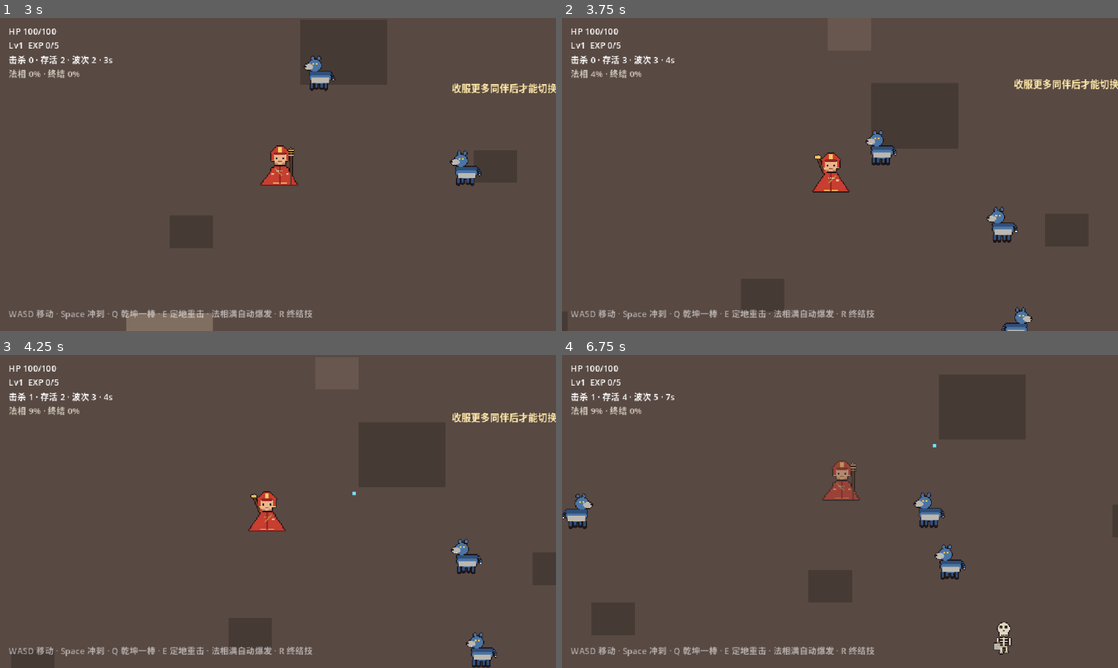
Above: before the commit, frames 1-4 (two rows, left to right).
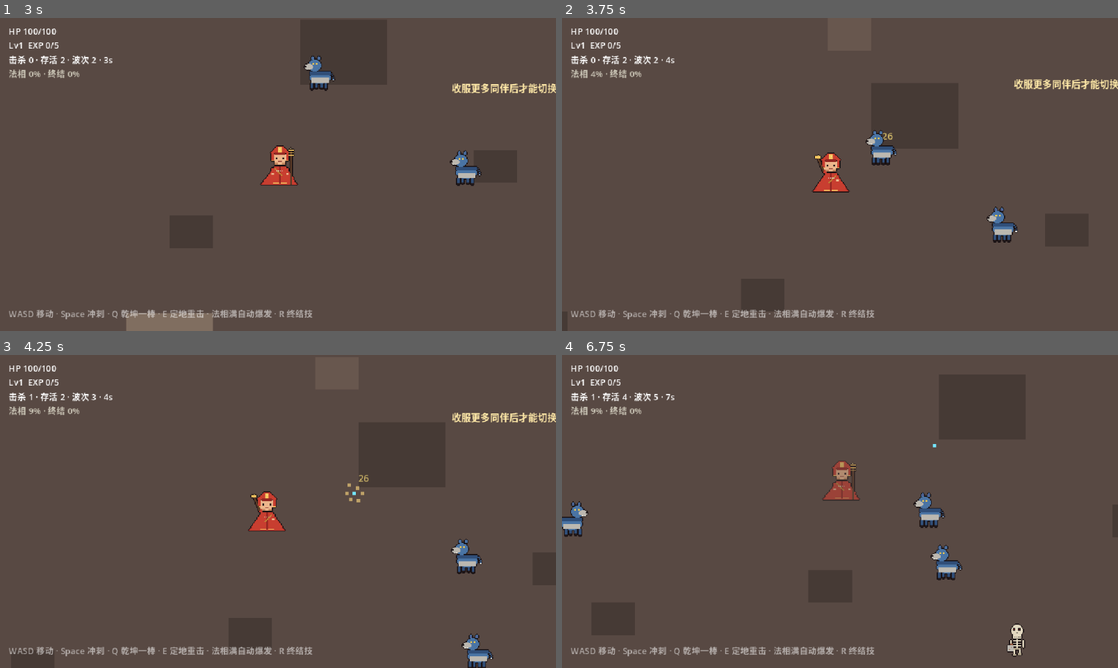
Above: after the commit, the same moments.

Repository: shuai-heng/wukong-81-godot
Game: Godot game, scene res://scenes/main.tscn
Same seed, same stepped clock (60 frames per second), same inputs: the game is played once before the commit and once after it.
Inputs (mouse positions are in pixels of both pictures, inside the frame that each line leads up to):
- Up to frame 1 (3 s): tap Enter at 0.5 s; move the mouse to (400, 158) at 0.52 s; hold D (move_right) 0.53-1.28 s; tap R (ult) at 0.6, 1.55, 2.3 s; click (400, 158) at 0.67 s; move the mouse to (166, 190) at 1.27 s; hold S (move_down) 1.28-2.03 s; tap Space (dash) at 1.35 s; move the mouse to (333, 105) at 2.02 s; hold D (move_right) 2.03-2.78 s; tap T (swap) at 2.1 s; move the mouse to (250, 237) at 2.77 s; hold W (move_up) from 2.78 s (still down); tap F (tame) at 2.85 s; click (250, 237) at 2.92 s
- Up to frame 2 (3.75 s): tap R (ult) at 3.05, 3.6 s; move the mouse to (1006, 221) at 3.52 s; release W (move_up) at 3.53 s; hold A (move_left) from 3.53 s (still down)
- Up to frame 3 (4.25 s): keep holding A (move_left)
- Up to frame 4 (6.75 s): move the mouse to (673, 464) at 4.27 s; tap 1 at 4.35 s; tap R (ult) at 4.55, 5.3, 5.85 s; move the mouse to (867, 511) at 5.02 s; release A (move_left) at 5.03 s; hold S (move_down) 5.03-5.78 s; tap 3 at 5.1 s; click (867, 511) at 5.17 s; move the mouse to (756, 433) at 5.77 s; hold D (move_right) 5.78-6.53 s; move the mouse to (962, 495) at 6.52 s; hold W (move_up) from 6.53 s (still down); tap Space (dash) at 6.6 s

Frame 1 is identical in both runs. In frame 2, 0.3% of the frame differs, in the area x 10-85%, y 13-100%; in frame 3, 0.4%; in frame 4, 1.2%, in the area x 0-84%, y 44-97%.

Commit message:
godot/G06: 打击感打包——顿帧/震屏/伤害数字/击杀爆点
- 命中顿帧：普命中 28ms、重击 52ms（冻结战斗推进，保留 HUD/特效），累计 7.2s/30s 局
- 震屏：命中/击杀触发衰减震屏（camera offset 抖动）
- 伤害数字：命中点飘字，≥100 暴击橙红高亮
- 击杀爆点：六向金色粒子爆散
- 冒烟断言扩展 hitstop_total>0.3s；实测 exit 0 全绿零脚本错误

Diff:
--- a/evidence/smoke-result.json
+++ b/evidence/smoke-result.json
@@ -1,30 +1,26 @@
 {
   "allies": 1,
-  "atk_count": 28,
+  "atk_count": 17,
   "boss_spawned": true,
   "boss_tamed": true,
   "cards_owned": {
-    "cdr": 3,
-    "comboForm": 3,
+    "cdr": 1,
+    "comboForm": 4,
     "dashDmg": 3,
     "formDuration": 2,
     "killForm": 4,
-    "t_nova": 1,
-    "t_ring": 1,
-    "ultGain": 2,
+    "t_nova": 3,
+    "t_reflect": 2,
+    "t_ring": 2,
+    "ultGain": 3,
     "w_72": 2,
     "w_arc": 3,
     "w_clone": 2,
-    "w_giant": 3,
+    "w_giant": 1,
     "w_pose": 3
   },
   "deaths": 0,
   "draft_log": [
-    [
-      "mutation",
-      "hero",
-      "generic"
-    ],
     [
       "mutation",
       "hero",
@@ -36,29 +32,19 @@
       "generic"
     ],
     [
+      "hero",
       "mutation",
-      "hero",
-      "survival"
-    ],
-    [
-      "mutation",
-      "hero",
       "mobility"
     ],
     [
       "mutation",
       "hero",
-      "generic"
-    ],
-    [
-      "hero",
-      "mutation",
-      "generic"
+      "element"
     ],
     [
       "mutation",
       "hero",
-      "survival"
+      "generic"
     ],
     [
       "mutation",
@@ -68,38 +54,30 @@
     [
       "hero",
       "mutation",
-      "survival"
-    ],
-    [
-      "hero",
-      "mutation",
       "mobility"
     ],
     [
       "mutation",
-      "element",
-      "survival"
-    ],
-    [
-      "mutation",
-      "element",
+      "hero",
       "element"
     ],
     [
       "mutation",
-      "generic",
+      "hero",
       "survival"
     ]
   ],
-  "drafts_opened": 14,
-  "e_count": 7,
+  "drafts_opened": 9,
+  "e_count": 6,
   "elapsed_s": 30.0,
+  "floaters_spawned": 0,
   "form_count": 3,
   "hero": "wukong",
-  "kills": 1195,
-  "level": 15,
+  "hitstop_total_s": 9.2,
+  "kills": 744,
+  "level": 10,
   "pass": true,
-  "q_count": 14,
+  "q_count": 11,
   "save_check": {
     "mismatch": [],
     "ok": true
@@ -116,5 +94,5 @@
     "tang",
     "wukong"
   ],
-  "wave": 73
+  "wave": 67
 }
--- a/scripts/main.gd
+++ b/scripts/main.gd
@@ -22,7 +22,12 @@
 var elapsed := 0.0
 var orbs: Array = []          # {pos: Vector2}
 var phantoms: Array = []      # {node: Sprite2D, life: float, next: float}
-var fx_rings: Array = []      # {pos: Vector2, r: float, max: float, life: float, color: Color}
+var fx_rings: Array = []
+var floaters: Array = []      # 伤害数字
+var burst: Array = []         # 击杀爆点粒子
+var hitstop := 0.0            # 命中顿帧
+var shake := 0.0              # 震屏强度
+var hitstop_total := 0.0      # {pos: Vector2, r: float, max: float, life: float, color: Color}
 var boss: Node2D = null
 var boss_spawned := false
 var boss_tamed := false
@@ -127,6 +132,14 @@
 # ---------------- 主循环 ----------------
 func _process(delta: float) -> void:
 	elapsed += delta
+	# 命中顿帧：冻结战斗推进（保留 HUD/特效），对齐 web 版 hitStop 手感
+	if hitstop > 0.0:
+		hitstop -= delta
+		_shake_tick(delta)
+		_visual_tick(delta)
+		if camera:
+			camera.offset = _shake_offset()
+		return
 	_spawn_tick(delta)
 	_pickup_tick()
 	_phantom_tick(delta)
@@ -141,6 +154,10 @@
 		lbl_form.text = "法相 %d%% · 终结 %d%%" % [int(player.form_charge), int(player.ult)]
 		lbl_form.add_theme_color_override("font_color", Color(0.8, 0.78, 0.72))
 	_fx_tick(delta)
+	_visual_tick(delta)
+	_shake_tick(delta)
+	if camera:
+		camera.offset = _shake_offset()
 	_boss_tick(delta)
 	_update_boss_hud()
 	if smoke:
@@ -227,6 +244,44 @@
 			fx_rings.erase(f)
 	queue_redraw()
 
+
+# ---------------- 打击感（顿帧/震屏/飘字/爆点） ----------------
+func on_hit_feedback(pos: Vector2, dmg: float, heavy: bool) -> void:
+	if hitstop > 0.0 and not heavy:
+		return
+	hitstop = 0.052 if heavy else 0.028
+	hitstop_total += hitstop
+	shake = maxf(shake, 9.0 if heavy else 4.0)
+	if heavy or dmg >= 60.0 or true:
+		floaters.append({"pos": pos + Vector2(randf_range(-6, 6), -10), "text": str(int(dmg)), "life": 0.6, "crit": dmg >= 100.0})
+
+func on_kill_burst(pos: Vector2) -> void:
+	for i in 6:
+		burst.append({"pos": pos, "v": Vector2(cos(TAU * i / 6.0), sin(TAU * i / 6.0)) * randf_range(60, 140), "life": 0.35, "max": 0.35})
+	shake = maxf(shake, 5.0)
+
+func _shake_tick(delta: float) -> void:
+	shake = maxf(0.0, shake - 42.0 * delta)
+
+func _shake_offset() -> Vector2:
+	if shake <= 0.0:
+		return Vector2.ZERO
+	return Vector2(randf_range(-shake, shake), randf_range(-shake, shake))
+
+func _visual_tick(delta: float) -> void:
+	for f in floaters.duplicate():
+		f["life"] -= delta
+		f["pos"].y -= 26.0 * delta
+		if f["life"] <= 0.0:
+			floaters.erase(f)
+	for b in burst.duplicate():
+		b["life"] -= delta
+		b["pos"] += b["v"] * delta
+		b["v"] *= 0.90
+		if b["life"] <= 0.0:
+			burst.erase(b)
+	queue_redraw()
+
 func _draw() -> void:
 	for orb in orbs:
 		draw_rect(Rect2(orb["pos"] - Vector2(2, 2), Vector2(4, 4)), Color(0.45, 0.9, 1.0))
@@ -234,9 +289,19 @@
 		var c: Color = f["color"]
 		c.a = clampf(f["life"] / 0.38, 0.0, 1.0) * 0.8
 		draw_arc(f["pos"], f["r"], 0, TAU, 40, c, 3.0)
+	for b in burst:
+		var a: float = clampf(b["life"] / float(b["max"]), 0.0, 1.0)
+		draw_rect(Rect2(b["pos"] - Vector2(2, 2), Vector2(4, 4)), Color(1.0, 0.85, 0.5, a))
+	var fnt := ThemeDB.fallback_font
+	for f in floaters:
+		var a2: float = clampf(f["life"] / 0.6, 0.0, 1.0)
+		var col := Color("ffe27a") if not f["crit"] else Color("ff9e7a")
+		col.a = a2
+		draw_string(fnt, f["pos"] - Vector2(-2, 0), f["text"], HORIZONTAL_ALIGNMENT_LEFT, -1, 11, col)
 
 func on_enemy_died(pos: Vector2) -> void:
 	player.on_kill_charge()
+	on_kill_burst(pos)
 	orbs.append({"pos": pos})
 	# 雷霆天罚：击杀雷击 80px 内敌人
 	if player.lvl("thunder") > 0:
@@ -379,7 +444,8 @@
 		and boss_spawned and boss_tamed \
 		and get_tree().get_nodes_in_group("allies").size() >= 1 \
 		and bool(save_check["ok"]) \
-		and unlocked.size() >= 2 and player.switch_count >= 1
+		and unlocked.size() >= 2 and player.switch_count >= 1 \
+		and hitstop_total > 0.3
 	_finish_smoke(ok)
 
 func _finish_smoke(passed: bool) -> void:
@@ -397,6 +463,7 @@
 		"boss_spawned": boss_spawned, "boss_tamed": boss_tamed,
 		"allies": get_tree().get_nodes_in_group("allies").size(), "save_check": save_check,
 		"hero": player.hero, "unlocked": unlocked, "switches": player.switch_count,
+		"hitstop_total_s": snappedf(hitstop_total, 0.2), "floaters_spawned": floaters.size(),
 		"level": player.level, "deaths": deaths, "wave": wave,
 		"drafts_opened": drafts_opened, "cards_owned": player.upgrades,
 		"draft_log": draft_log, "structure_check": structure_result,
--- a/scripts/player.gd
+++ b/scripts/player.gd
@@ -358,6 +358,7 @@
 	if main.rng.randf() < crit_chance():
 		final_dmg *= 2.0
 	e.take_hit(final_dmg, k)
+	main.on_hit_feedback(e.global_position, final_dmg, final_dmg >= 100.0)
 	if lvl("burn") > 0:
 		e.apply_burn(lvl("burn"), 3.0)
 	if lvl("frost") > 0:
Binary file changed: evidence/smoke.png
